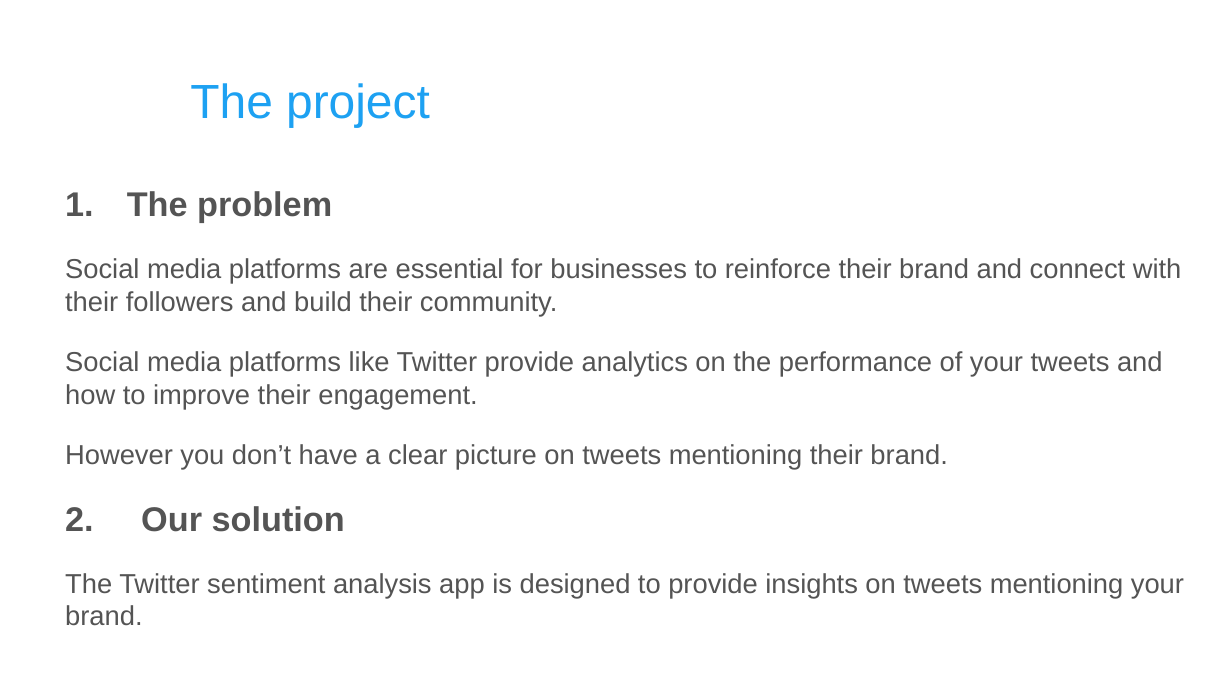
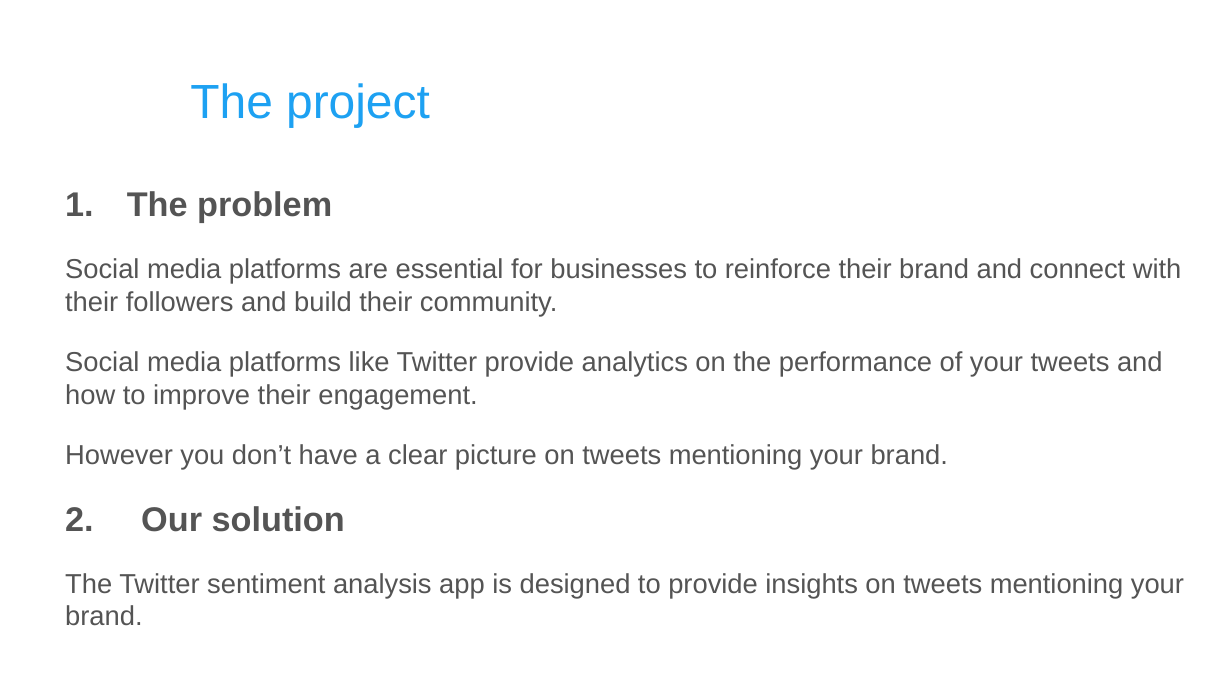
Before and after one commit to babetteblanquet/Sentiment_Analysis, a slide deck: slide 2 of Presentation/Twitter_Sentiment_Analysis.pptx. Drawn at 1232x693 pixels with LibreOffice and Linux fonts; fonts in the diff are those of the drawing; background and template pictures are left out. Boxes give left, top, right and bottom in pixels: in the first picture for what was removed or moved away, otherwise in the second. Text is boxed around its words. In the diff, an @@ line names an element or a change of style, - is before the commit and + after.

```diff
--- a/Presentation/Twitter_Sentiment_Analysis.pptx
+++ b/Presentation/Twitter_Sentiment_Analysis.pptx
@@ text at (x1=65, y1=444, x2=948, y2=470): text changed @@
-However you don’t have a clear picture on tweets mentioning their brand.
+However you don’t have a clear picture on tweets mentioning your brand.
```
Also in this commit, not shown: 1 other slide changed, 4 other files.
